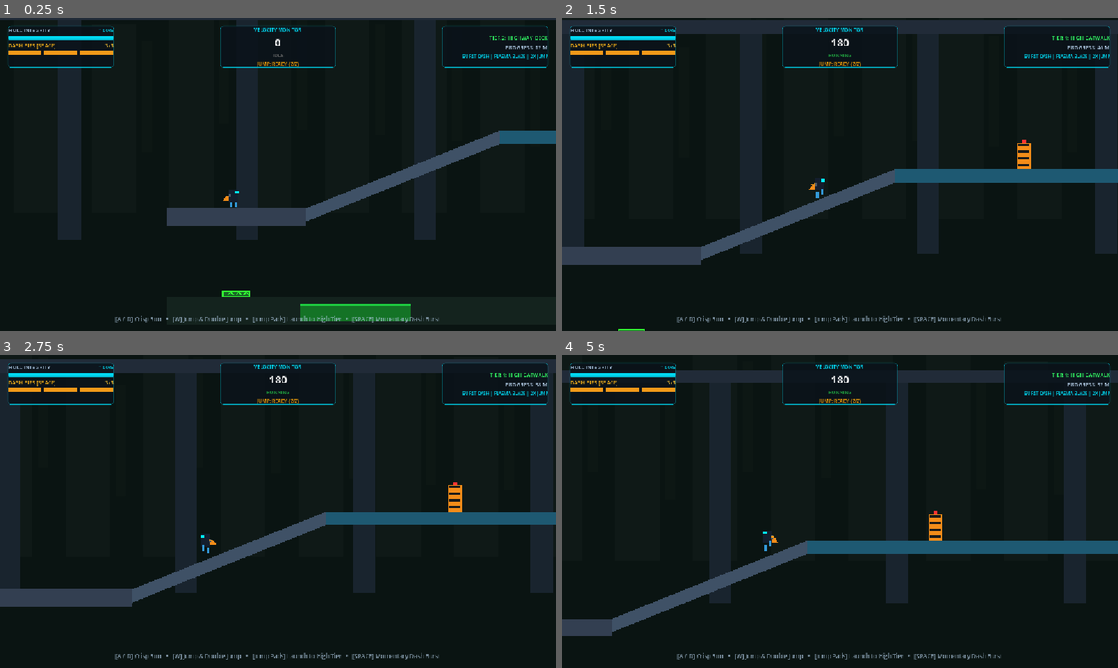
Above: before the commit, frames 1-4 (two rows, left to right).
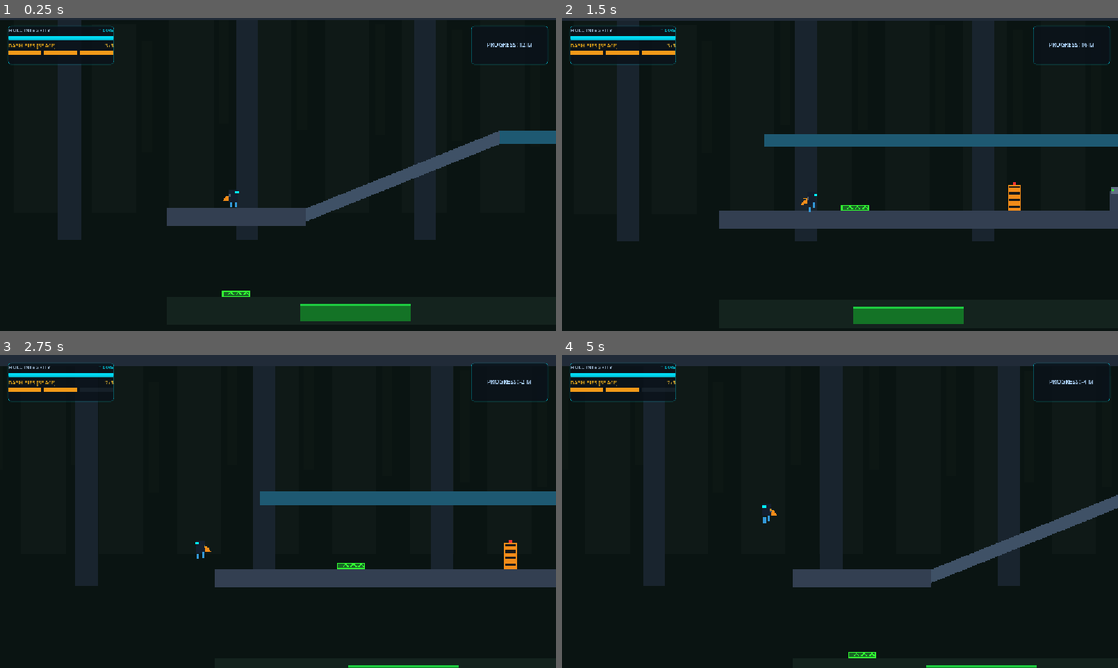
Above: after the commit, the same moments.

Repository: vyshnavchenicheri/zentih_hackday
Game: Godot game, scene res://scenes/main.tscn
Two runs of this game, one before a commit and one after it. Both use one fixed random seed, a clock stepped at 60 frames per second and the inputs below.
Inputs:
- Up to frame 1 (0.25 s): no input
- Up to frame 2 (1.5 s): tap Enter at 0.5 s; hold Space (dash) 0.53-1.28 s; hold D (move_right) from 0.53 s (still down); tap W (jump) at 0.77, 1.07 s; tap R at 0.8, 1.35 s
- Up to frame 3 (2.75 s): tap W (jump) at 1.52, 1.55, 1.82 s; release D (move_right) at 2.03 s; hold A (move_left) from 2.03 s (still down); hold W (jump) from 2.03 s (still down); tap Space (dash) at 2.3 s
- Up to frame 4 (5 s): release A (move_left) at 2.78 s; release W (jump) at 2.78 s; hold D (move_right) 2.78-4.28 s; tap Space (dash) at 2.85, 4.35 s; tap W (jump) at 3.02, 3.32, 4.52, 4.82 s; tap R at 3.05, 3.6 s; hold W (jump) 3.53-4.28 s; hold A (move_left) from 4.28 s (still down)

The runs differ from the first frame. In frame 1, 1.3% of the frame differs, in the area x 1-99%, y 2-98%; in frame 2, 24%, in the area x 0-100%, y 0-100%; in frame 3, 23%; in frame 4, 22%.
Error before the commit: Invalid call. Nonexistent function 'is_action_just_pressed' in base 'InputEventKey'. (res://scripts/runner_controller.gd:109)

Commit message:
feat: implement runner controller, HUD interface, and update project configuration

Diff:
--- a/project.godot
+++ b/project.godot
@@ -11,14 +11,12 @@
 [application]
 
 config/name="WASTE-RUNNER: DEAD VELOCITY"
+run/main_scene="res://scenes/main.tscn"
 config/features=PackedStringArray("4.7", "Forward Plus")
 config/icon="res://icon.svg"
-run/main_scene="res://scenes/main.tscn"
 
 [display]
 
-window/size/viewport_width=1152
-window/size/viewport_height=648
 window/stretch/mode="canvas_items"
 window/stretch/aspect="expand"
 
@@ -61,5 +59,5 @@
 
 [rendering]
 
+textures/canvas_textures/default_texture_filter=0
 rendering_device/driver.windows="d3d12"
-textures/canvas_textures/default_texture_filter=0
--- a/scenes/hud.tscn
+++ b/scenes/hud.tscn
@@ -37,6 +37,7 @@
 anchor_bottom = 1.0
 grow_horizontal = 2
 grow_vertical = 2
+mouse_filter = 2
 theme_override_constants/margin_left = 16
 theme_override_constants/margin_top = 16
 theme_override_constants/margin_right = 16
@@ -116,79 +117,19 @@
 size_flags_horizontal = 3
 color = Color(0.95, 0.6, 0.1, 1)
 
-[node name="CenterPanel" type="PanelContainer" parent="MarginContainer/TopBar"]
-custom_minimum_size = Vector2(240, 80)
+[node name="RightPanel" type="PanelContainer" parent="MarginContainer/TopBar"]
+custom_minimum_size = Vector2(160, 48)
 layout_mode = 2
-size_flags_horizontal = 6
-theme_override_styles/panel = SubResource("StyleBoxFlat_panel")
-
-[node name="VBoxContainer" type="VBoxContainer" parent="MarginContainer/TopBar/CenterPanel"]
-layout_mode = 2
-alignment = 1
-
-[node name="Title" type="Label" parent="MarginContainer/TopBar/CenterPanel/VBoxContainer"]
-layout_mode = 2
-theme_override_colors/font_color = Color(0, 0.85, 0.95, 1)
-theme_override_font_sizes/font_size = 10
-text = "VELOCITY MONITOR"
-horizontal_alignment = 1
-
-[node name="SpeedValue" type="Label" parent="MarginContainer/TopBar/CenterPanel/VBoxContainer"]
-layout_mode = 2
-theme_override_colors/font_color = Color(1, 1, 1, 1)
-theme_override_font_sizes/font_size = 22
-text = "0"
-horizontal_alignment = 1
-
-[node name="StatusBadge" type="Label" parent="MarginContainer/TopBar/CenterPanel/VBoxContainer"]
-layout_mode = 2
-theme_override_colors/font_color = Color(0.6, 0.6, 0.6, 1)
-theme_override_font_sizes/font_size = 10
-text = "IDLE"
-horizontal_alignment = 1
-
-[node name="JumpStatus" type="Label" parent="MarginContainer/TopBar/CenterPanel/VBoxContainer"]
-layout_mode = 2
-theme_override_colors/font_color = Color(0.95, 0.75, 0.2, 1)
-theme_override_font_sizes/font_size = 10
-text = "JUMP: READY (2/2)"
-horizontal_alignment = 1
-
-[node name="RightPanel" type="PanelContainer" parent="MarginContainer/TopBar"]
-custom_minimum_size = Vector2(220, 80)
-layout_mode = 2
+size_flags_horizontal = 10
 theme_override_styles/panel = SubResource("StyleBoxFlat_panel")
 
 [node name="VBoxContainer" type="VBoxContainer" parent="MarginContainer/TopBar/RightPanel"]
 layout_mode = 2
 alignment = 1
 
-[node name="ZoneLabel" type="Label" parent="MarginContainer/TopBar/RightPanel/VBoxContainer"]
-layout_mode = 2
-theme_override_colors/font_color = Color(0.2, 1, 0.4, 1)
-theme_override_font_sizes/font_size = 11
-text = "TIER 2: HIGHWAY DECK"
-horizontal_alignment = 2
-
 [node name="DistanceLabel" type="Label" parent="MarginContainer/TopBar/RightPanel/VBoxContainer"]
 layout_mode = 2
-theme_override_colors/font_color = Color(0.7, 0.8, 0.9, 1)
-theme_override_font_sizes/font_size = 11
+theme_override_colors/font_color = Color(0.7, 0.85, 1, 1)
+theme_override_font_sizes/font_size = 12
 text = "PROGRESS: 0 M"
-horizontal_alignment = 2
-
-[node name="UpgradesLabel" type="Label" parent="MarginContainer/TopBar/RightPanel/VBoxContainer"]
-layout_mode = 2
-theme_override_colors/font_color = Color(0, 0.85, 0.95, 1)
-theme_override_font_sizes/font_size = 9
-text = "BURST DASH | PLASMA BLADE | 2X JUMP"
-horizontal_alignment = 2
-
-[node name="BottomHints" type="Label" parent="MarginContainer"]
-layout_mode = 2
-size_flags_horizontal = 4
-size_flags_vertical = 8
-theme_override_colors/font_color = Color(0.7, 0.8, 0.9, 0.7)
-theme_override_font_sizes/font_size = 12
-text = "[A / D] Crisp Run   •   [W] Jump & Double Jump   •   [Jump Pads] Launch to High Tier   •   [SPACE] Momentary Dash Burst"
 horizontal_alignment = 1
--- a/scripts/hud_controller.gd
+++ b/scripts/hud_controller.gd
@@ -3,17 +3,11 @@
 
 @export var runner: RunnerController
 
-@onready var hp_bar: ProgressBar = $MarginContainer/TopBar/LeftPanel/VBoxContainer/HPBar
-@onready var hp_label: Label = $MarginContainer/TopBar/LeftPanel/VBoxContainer/Header/HPValue
-@onready var pips_container: HBoxContainer = $MarginContainer/TopBar/LeftPanel/VBoxContainer/PipsContainer
-@onready var pips_label: Label = $MarginContainer/TopBar/LeftPanel/VBoxContainer/DashHeader/PipsValue
-
-@onready var speed_value: Label = $MarginContainer/TopBar/CenterPanel/VBoxContainer/SpeedValue
-@onready var status_badge: Label = $MarginContainer/TopBar/CenterPanel/VBoxContainer/StatusBadge
-@onready var jump_status: Label = $MarginContainer/TopBar/CenterPanel/VBoxContainer/JumpStatus
-
-@onready var zone_label: Label = $MarginContainer/TopBar/RightPanel/VBoxContainer/ZoneLabel
-@onready var distance_label: Label = $MarginContainer/TopBar/RightPanel/VBoxContainer/DistanceLabel
+@onready var hp_bar: ProgressBar = get_node_or_null("MarginContainer/TopBar/LeftPanel/VBoxContainer/HPBar")
+@onready var hp_label: Label = get_node_or_null("MarginContainer/TopBar/LeftPanel/VBoxContainer/Header/HPValue")
+@onready var pips_container: HBoxContainer = get_node_or_null("MarginContainer/TopBar/LeftPanel/VBoxContainer/PipsContainer")
+@onready var pips_label: Label = get_node_or_null("MarginContainer/TopBar/LeftPanel/VBoxContainer/DashHeader/PipsValue")
+@onready var distance_label: Label = get_node_or_null("MarginContainer/TopBar/RightPanel/VBoxContainer/DistanceLabel")
 
 func _ready() -> void:
 	if not runner:
@@ -21,32 +15,13 @@
 		runner = get_tree().get_first_node_in_group("player") as RunnerController
 
 	if runner:
-		runner.speed_updated.connect(_on_speed_updated)
 		runner.dash_pips_changed.connect(_on_dash_pips_changed)
 		runner.hp_changed.connect(_on_hp_changed)
-		runner.zone_tier_changed.connect(_on_zone_tier_changed)
-		runner.jumps_changed.connect(_on_jumps_changed)
 		runner.distance_updated.connect(_on_distance_updated)
 
 		# Initial populate
 		_on_dash_pips_changed(runner.dash_pips, runner.max_dash_pips)
 		_on_hp_changed(runner.current_hp)
-		_on_jumps_changed(runner.jumps_left, runner.max_jumps)
-
-func _on_speed_updated(kmh: float) -> void:
-	if speed_value:
-		speed_value.text = "%d" % int(kmh)
-
-	if status_badge:
-		if kmh >= 400.0:
-			status_badge.text = "DASH BURST"
-			status_badge.modulate = Color(0.0, 0.95, 1.0)
-		elif kmh > 0.0:
-			status_badge.text = "RUNNING"
-			status_badge.modulate = Color(0.2, 1.0, 0.4)
-		else:
-			status_badge.text = "IDLE"
-			status_badge.modulate = Color(0.7, 0.7, 0.7)
 
 func _on_dash_pips_changed(current: int, max_pips: int) -> void:
 	if pips_label:
@@ -67,22 +42,6 @@
 	if hp_label:
 		hp_label.text = "%d%%" % int(current_hp)
 
-func _on_jumps_changed(jumps_left: int, _max_jumps: int) -> void:
-	if jump_status:
-		if jumps_left == 2:
-			jump_status.text = "JUMP: READY (2/2)"
-			jump_status.modulate = Color(0.95, 0.8, 0.2)
-		elif jumps_left == 1:
-			jump_status.text = "JUMP: DOUBLE (1/2)"
-			jump_status.modulate = Color(0.2, 0.8, 1.0)
-		else:
-			jump_status.text = "JUMP: IN AIR (0/2)"
-			jump_status.modulate = Color(0.6, 0.6, 0.6)
-
-func _on_zone_tier_changed(tier_name: String) -> void:
-	if zone_label:
-		zone_label.text = tier_name
-
 func _on_distance_updated(meters: int) -> void:
 	if distance_label:
 		distance_label.text = "PROGRESS: %d M" % meters
--- a/scripts/runner_controller.gd
+++ b/scripts/runner_controller.gd
@@ -14,7 +14,7 @@
 @export var jump_force: float = -620.0        # First jump impulse
 @export var double_jump_force: float = -560.0 # Double jump impulse to easily reach top platforms
 @export var gravity: float = 1600.0
-@export var max_jumps: int = 2
+@export var max_jumps: int = 1 # Temporarily disabled double jump (1 jump only)
 
 @export_group("Momentary Thruster Dash")
 @export var dash_speed: float = 1200.0        # High burst speed during dash
@@ -24,7 +24,7 @@
 
 # Player State
 var facing: int = 1
-var jumps_left: int = 2
+var jumps_left: int = 1
 var is_dashing: bool = false
 var dash_timer: float = 0.0
 var slash_timer: float = 0.0
@@ -97,21 +97,22 @@
 	check_zone_tier()
 
 func get_horizontal_input() -> float:
-	var x: float = 0.0
-	if Input.is_action_pressed("move_right") or Input.is_key_pressed(KEY_D) or Input.is_key_pressed(KEY_RIGHT):
+	var x: float = Input.get_axis("move_left", "move_right")
+	if x != 0.0:
+		return sign(x)
+	if Input.is_key_pressed(KEY_D) or Input.is_key_pressed(KEY_RIGHT):
 		x += 1.0
-	if Input.is_action_pressed("move_left") or Input.is_key_pressed(KEY_A) or Input.is_key_pressed(KEY_LEFT):
+	if Input.is_key_pressed(KEY_A) or Input.is_key_pressed(KEY_LEFT):
 		x -= 1.0
-	return x
-
-func _input(event: InputEvent) -> void:
-	# Jump & Double Jump
-	if event.is_action_just_pressed("jump") or (event is InputEventKey and event.pressed and not event.echo and (event.keycode == KEY_W or event.keycode == KEY_UP)):
+	return clampf(x, -1.0, 1.0)
+
+func _unhandled_input(event: InputEvent) -> void:
+	if event.is_action_pressed("jump") and not event.is_echo():
 		trigger_jump()
-
-	# Momentary Dash
-	if event.is_action_just_pressed("dash") or (event is InputEventKey and event.pressed and not event.echo and event.keycode == KEY_SPACE):
+	elif event.is_action_pressed("dash") and not event.is_echo():
 		trigger_momentary_dash()
+	elif event is InputEventKey and event.pressed and not event.is_echo() and event.keycode == KEY_R:
+		get_tree().reload_current_scene()
 
 func trigger_jump() -> void:
 	if jumps_left > 0:
